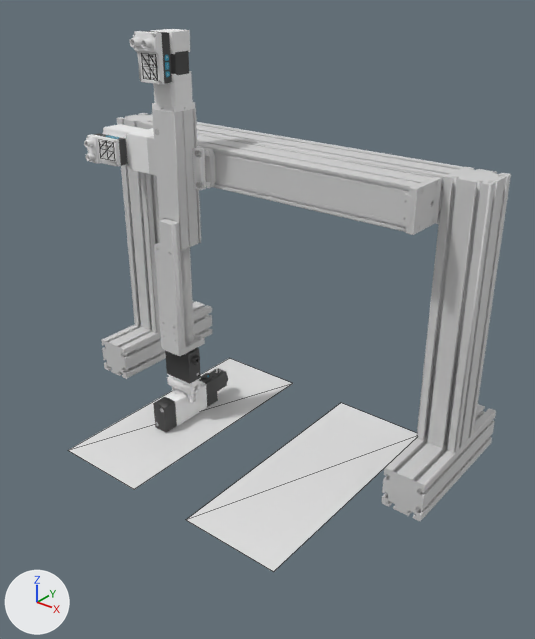
Two versions of the glTF model assets/SMSPickPlace.glb, one commit apart.
The view is the same before and after, from a 50 mm lens placed at (1.032, -1.022, 0.718), pointed at (0.418, -0.255, 0.243). The lights are fixed; the arrows at lower left show +X, +Y and +Z. Mesh edges are drawn as thin lines on the coarser meshes. Where no turn or scale is listed for an object, it has been applied to the vertices. Vertices at the same position are counted once.

The first picture shows 'BeltIn', 'BeltOut', 'Etiqueta', 'Etiqueta.001', '_175958_HMBS-80_810002358_0', '_175958_HMBS-80_810002358_0.001', '_175958_HMBS-80_810002358_0.002', '_175958_HMBS-80_810004657_0', '_175958_HMBS-80_810004657_0.002', '_4795390_EGSC-BS-10004803_0', '_8048305_EGSC-BS-10004805_0', '_8058605_ELGC-BS-10000425_0', '_8084400_EMCS-42-10004822_0', '_8084400_EMCS-57-10000441_0'.
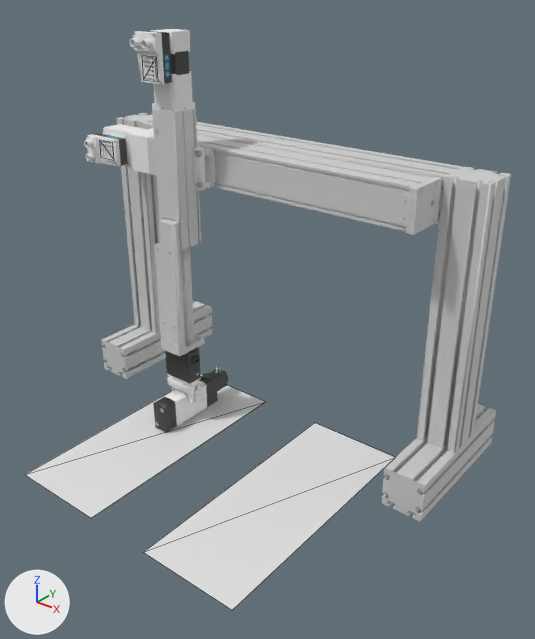
What changed in the scene script:
```text
Add img_etiqueta_v2:
    img_etiqueta_v2 = load_image('Etiqueta_V2', '_unpacked/Etiqueta_V2', 91, 106, 'sRGB')
Add mat_etiqueta_007:
    mat_etiqueta_007 = principled_material('Etiqueta.007')
    mat_etiqueta_007.texture = img_etiqueta_v2  # with its transparency
Add mat_etiqueta:
    mat_etiqueta = principled_material('Etiqueta')
    mat_etiqueta.texture = img_etiqueta_v2  # with its transparency
Change me_etiqueta_002:
    used by ob_etiqueta_001; parent = ob_8084400_emcs_42_10004822_0; location = (2.498, -61.76, -44.53); rotation_euler = (3.142, 0.0, 1.571), in degrees (180, 0, 90); scale = (-28.5, -28.5, -28.5)
    remove me_etiqueta_002.from_pydata(...)  # 9 vertices, 8 faces; spans x -0.583..0.586, y -0.501..0.5, z -0.005..0.027
    remove me_etiqueta_002.materials.append(mat_etiqueta_003)  # picture img_etiqueta
    add me_etiqueta_002.from_pydata(...)  # 4 vertices, 2 faces; spans x -1.366..1.38, y -0.515..0.5, z -0.182..-0.066
    me_etiqueta_002 part 2: the whole mesh is rebuilt
    add me_etiqueta_002.materials.append(mat_etiqueta_007)  # picture img_etiqueta_v2
Change me_etiqueta_003:
    used by ob_etiqueta; location = (0.0819, -0.25, 0.442); rotation_euler = (1.571, 0.0, 0.0), in degrees (90, 0, 0); scale = (-0.0294, -0.0294, -0.0294)
    remove me_etiqueta_003.from_pydata(...)  # 9 vertices, 8 faces; spans x -0.583..0.598, y -0.502..0.499, z -0.012..0.035
    remove me_etiqueta_003.materials.append(mat_etiqueta_004)  # picture img_etiqueta
    add me_etiqueta_003.from_pydata(...)  # 4 vertices, 2 faces; spans x -1.338..1.368, y -0.514..0.5, z -0.339..-0.312
    me_etiqueta_003 part 1: the whole mesh is rebuilt
    add me_etiqueta_003.materials.append(mat_etiqueta)  # picture img_etiqueta_v2
Change ob_etiqueta_001:
    ob_etiqueta_001.parent: ob_8084400_emcs_42_10004822_0 -> ob_8084400_emcs_57_10000441_0
    ob_etiqueta_001.location: (2.498, -61.76, -44.53) -> (-3.691, 92.17, -92.87)
    ob_etiqueta_001.rotation_euler: (3.142, 0.0, 1.571) -> (3.142, 0.0, 0.0)  # degrees (180, 0, 90) -> degrees (180, 0, 0)
    ob_etiqueta_001.scale: (-28.5, -28.5, -28.5) -> (10.3, 31.5, 10.3)
Change ob_etiqueta:
    ob_etiqueta.location: (0.0819, -0.25, 0.442) -> (2.223, -59.42, -47.3)
    ob_etiqueta.rotation_euler: (1.571, 0.0, 0.0) -> (0.0, 3.142, 0.0)  # degrees (90, 0, 0) -> degrees (0, 180, 0)
    ob_etiqueta.scale: (-0.0294, -0.0294, -0.0294) -> (10.3, 31.5, 10.3)
Change ob_beltin:
    ob_beltin.location: (0.243, -0.256, 0.007) -> (0.243, -0.337, 0.007)
Change ob_beltout:
    ob_beltout.location: (0.508, -0.256, 0.007) -> (0.508, -0.337, 0.007)
```

Pixel boxes (x1, y1, x2, y2) of what changed, in the pictures (535 x 639 px):
'BeltOut', moved: before (186, 403, 417, 572); after (144, 423, 396, 610)
'BeltIn', moved: before (68, 358, 293, 489); after (25, 374, 265, 518)
'Etiqueta.001', reshaped, moved, turned, rescaled: before (143, 55, 157, 80); after (100, 141, 114, 159)
'Etiqueta', reshaped, moved, turned, rescaled: before (100, 141, 113, 158); after (144, 57, 157, 81)
